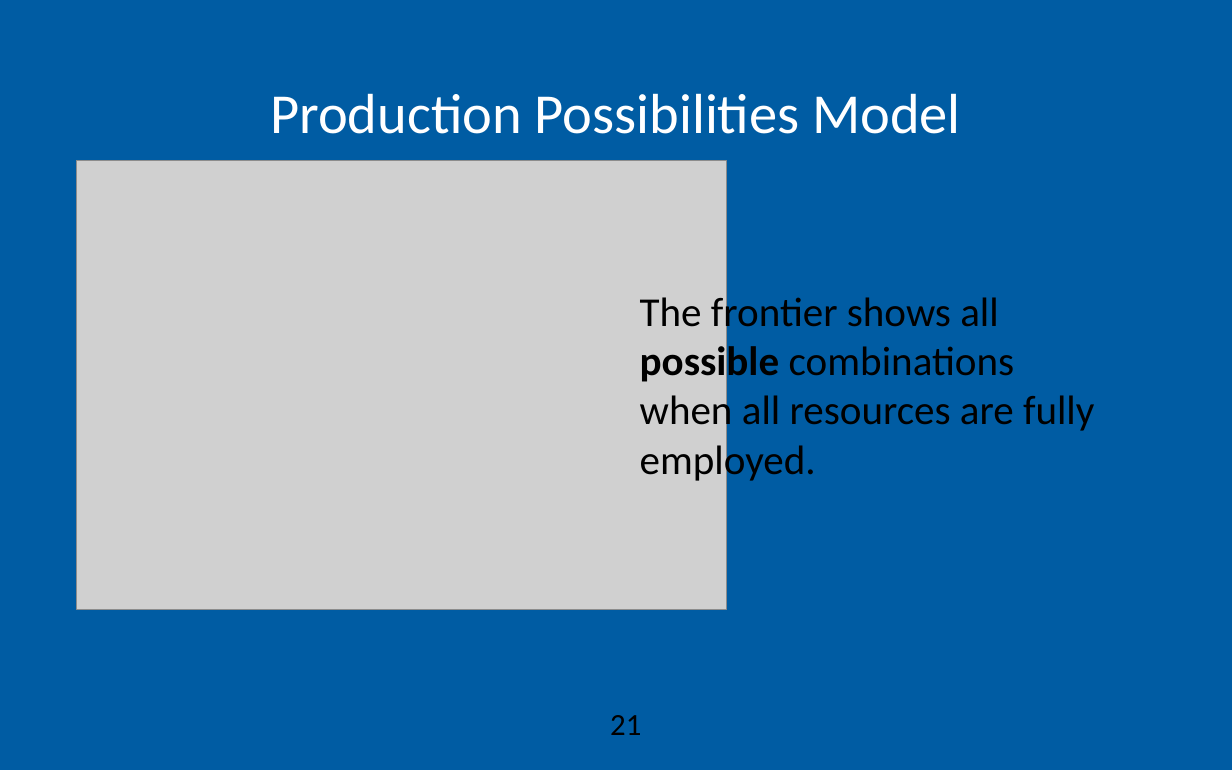
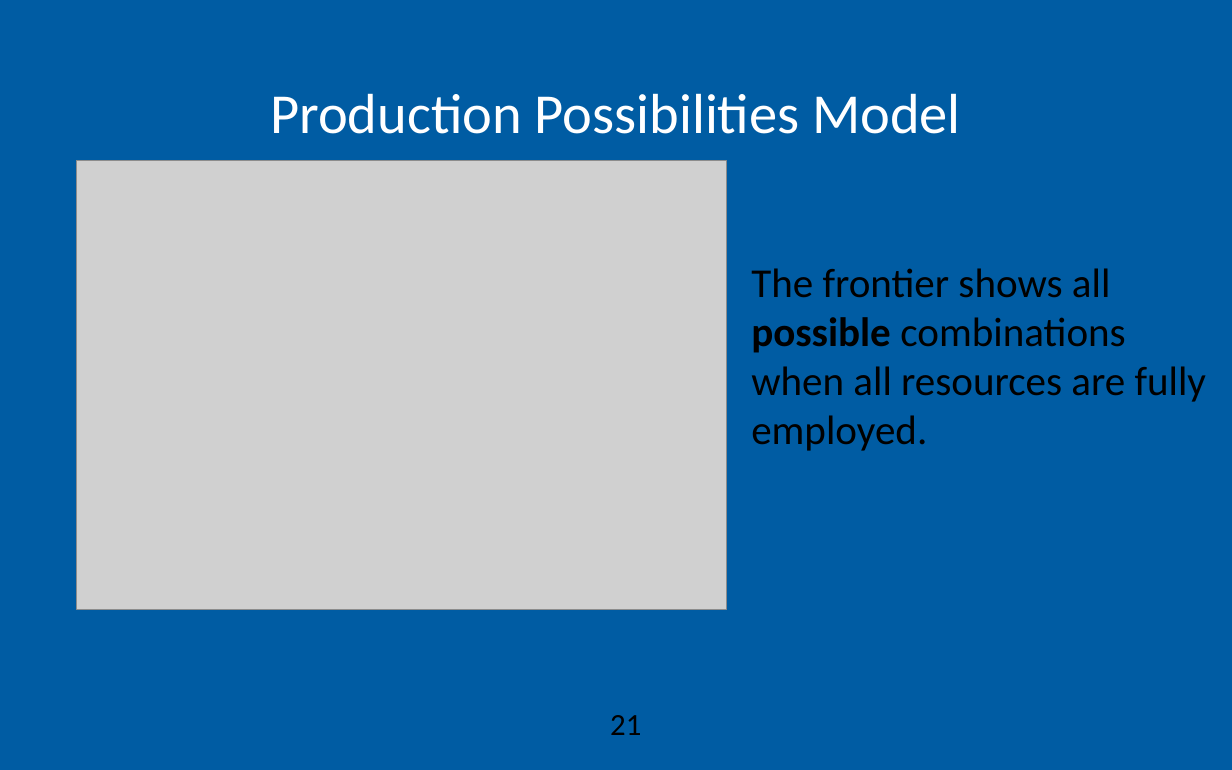
Before and after one commit to AEGDDI/idr305, a slide deck: slide 21 of lectures/L2.pptx. Drawn at 1232x770 pixels with LibreOffice and Linux fonts; fonts in the diff are those of the drawing; grey boxes stand for pictures; background and template pictures are left out. Boxes give left, top, right and bottom in pixels: in the first picture for what was removed or moved away, otherwise in the second. Text is boxed around its words. In the diff, an @@ line names an element or a change of style, - is before the commit and + after.

```diff
--- a/lectures/L2.pptx
+++ b/lectures/L2.pptx
@@ text "The frontier shows all possible ..." rewrapped from bbox=[640, 292, 1094, 484] to bbox=[751, 268, 1206, 451] @@
```
Also in this commit, not shown: 5 other slides changed, 3 other files.
